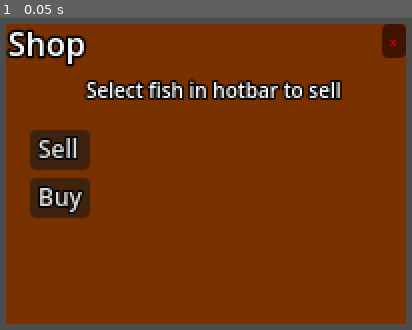
Above: before the commit, frame 1.
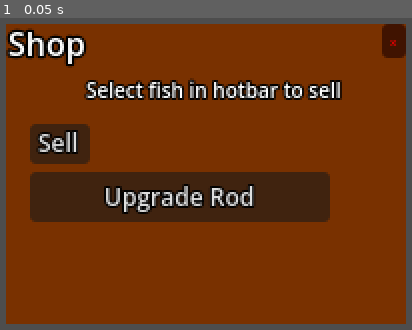
Above: after the commit, the same moment.

Repository: JuanPablo-29/Hoos-Fishing
Game: Godot game, scene res://scenes/ShopUI.tscn
Same seed, same stepped clock (60 frames per second), same inputs: the game is played once before the commit and once after it. This scene is started directly instead of the project's main scene.
Inputs:
- Up to frame 1 (0.05 s): no input

The runs differ from the first frame. In frame 1, 12% of the frame differs, in the area x 7-81%, y 33-66%.

Commit message:
Changed shop UI to say Upgrade Rod

Diff:
--- a/scenes/ShopUI.tscn
+++ b/scenes/ShopUI.tscn
@@ -21,7 +21,7 @@
 
 [node name="CenterContainer" type="CenterContainer" parent="ColorRect" unique_id=1720670980]
 z_index = 1
-custom_maximum_size = Vector2(30, 100)
+custom_minimum_size = Vector2(200, 0)
 layout_mode = 1
 anchors_preset = 4
 anchor_top = 0.5
@@ -33,12 +33,13 @@
 grow_vertical = 2
 
 [node name="Container" type="VBoxContainer" parent="ColorRect/CenterContainer" unique_id=1698661679]
+custom_minimum_size = Vector2(200, 0)
 layout_mode = 2
 alignment = 1
 
 [node name="Sell" type="Button" parent="ColorRect/CenterContainer/Container" unique_id=406112923]
-custom_minimum_size = Vector2(100, 10)
-custom_maximum_size = Vector2(100, 20)
+custom_minimum_size = Vector2(50, 10)
+custom_maximum_size = Vector2(30, 20)
 layout_mode = 2
 theme_override_colors/font_outline_color = Color(0, 0, 0, 1)
 theme_override_constants/outline_size = 4
@@ -48,15 +49,15 @@
 text = "Sell"
 
 [node name="Buy" type="Button" parent="ColorRect/CenterContainer/Container" unique_id=469903469]
-custom_minimum_size = Vector2(100, 10)
-custom_maximum_size = Vector2(100, 20)
+custom_minimum_size = Vector2(200, 0)
+custom_maximum_size = Vector2(150, -1)
 layout_mode = 2
 theme_override_colors/font_outline_color = Color(0, 0, 0, 1)
 theme_override_constants/outline_size = 4
 theme_override_font_sizes/font_size = 12
 theme_override_styles/focus = SubResource("StyleBoxEmpty_qq7pr")
 action_mode = 0
-text = "Buy"
+text = "Upgrade Rod"
 
 [node name="Title" type="Label" parent="ColorRect" unique_id=412564845]
 layout_mode = 0
